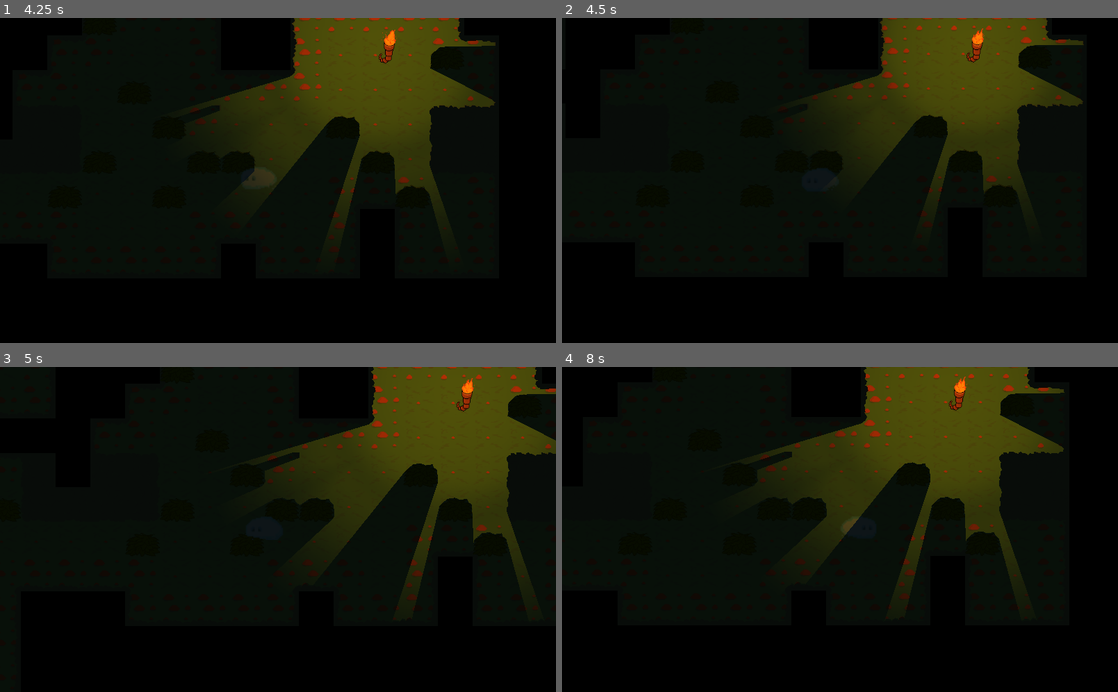
Above: before the commit, frames 1-4 (two rows, left to right).
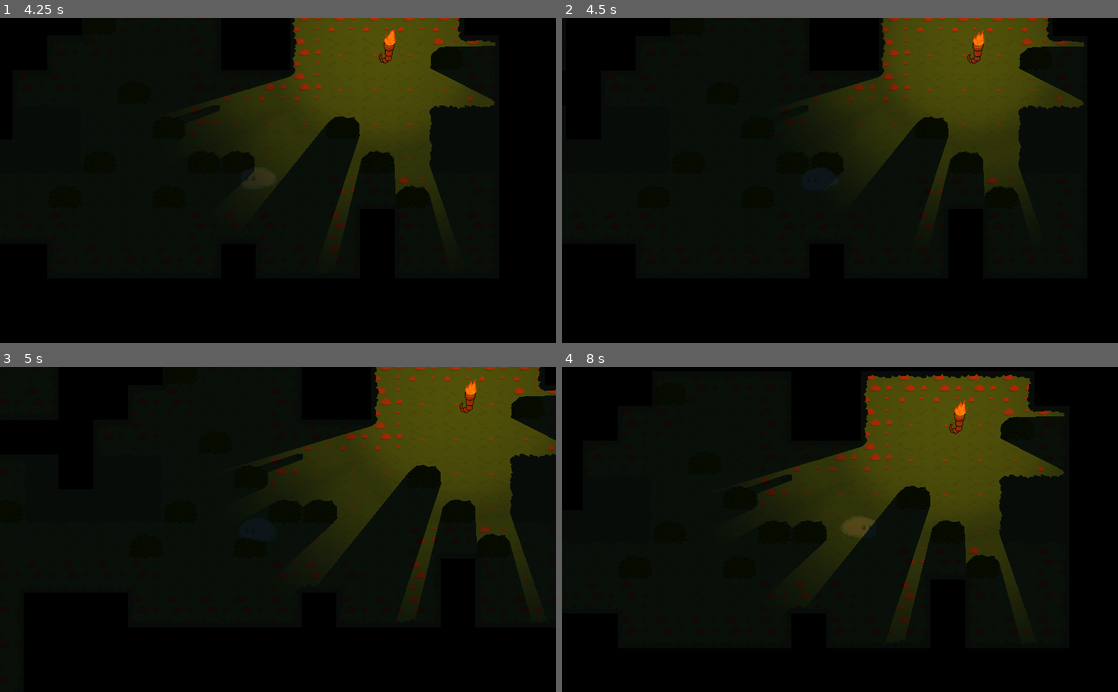
Above: after the commit, the same moments.

Repository: artis-krams/ggj21-lost-slime
Game: Godot game, scene res://Main2D.tscn
The game is run twice, just before and just after one commit, with the same random seed, the same clock (stepped at 60 frames per second) and the same inputs. Sound files missing from this copy of the repository are replaced by a short silence.
Inputs:
- Up to frame 1 (4.25 s): hold Right (right) 0.53-1.28 s; hold S (down) 1.28-2.03 s; hold Right (right) 2.03-2.78 s; hold W (up) 2.78-3.53 s; hold A (left) from 3.53 s (still down)
- Up to frame 2 (4.5 s): keep holding A (left)
- Up to frame 3 (5 s): keep holding A (left)
- Up to frame 4 (8 s): release A (left) at 5.03 s; hold S (down) 5.03-5.78 s; hold Right (right) 5.78-6.53 s; hold W (up) 6.53-7.28 s; hold Right (right) from 7.28 s (still down)

Frame 1 is identical in both runs. In frame 2, 1.2% of the frame differs, in the area x 40-94%, y 0-65%; in frame 3, 2.6%; in frame 4, 9.2%, in the area x 31-91%, y 0-85%.

Commit message:
Add layer names, add bush collider

Diff:
--- /dev/null
+++ b/BushCollider.gd
@@ -0,0 +1,24 @@
+extends Area2D
+
+
+# Declare member variables here. Examples:
+# var a = 2
+# var b = "text"
+
+
+# Called when the node enters the scene tree for the first time.
+func _ready():
+	pass # Replace with function body.
+
+
+# Called every frame. 'delta' is the elapsed time since the previous frame.
+#func _process(delta):
+#	pass
+
+
+func _on_BushCollider_body_entered(body):
+	print_debug('player entered!!')
+
+
+func _on_BushCollider_body_exited(body):
+	print_debug('player exit!!')
--- a/FirstLevel.tscn
+++ b/FirstLevel.tscn
@@ -24,6 +24,7 @@
 [ext_resource path="res://art/Tile set/Ground-Wall-4.png" type="Texture" id=22]
 [ext_resource path="res://art/Tile set/Ground-Wall-2.png" type="Texture" id=23]
 [ext_resource path="res://art/Tile set/Ground-Wall-1.png" type="Texture" id=24]
+[ext_resource path="res://BushCollider.gd" type="Script" id=25]
 
 [sub_resource type="OccluderPolygon2D" id=1]
 polygon = PoolVector2Array( 0, 54.2792, 2.27442, 53.9562, 5.50453, 57.3478, 5.98904, 53.4717, 10.8342, 50.8876, 14.8718 …(260 unchanged characters)…
@@ -595,6 +596,8 @@
 } ]
 0/z_index = 0
 
+[sub_resource type="RectangleShape2D" id=40]
+
 [node name="Node2D" type="Node2D"]
 
 [node name="Backgound" type="Sprite" parent="."]
@@ -610,9 +613,24 @@
 [node name="ObjectTileMap" type="TileMap" parent="."]
 tile_set = SubResource( 39 )
 collision_friction = 0.5
+collision_layer = 2
+collision_mask = 0
 format = 1
 tile_data = PoolIntArray( -458762, 0, 0, -393228, 0, 0, -393222, 0, 0, -393212, 0, 0, -262149, 0, 0, -196620, 0, 0, -19 …(439 unchanged characters)…
 
 [node name="AudioStreamPlayer" type="AudioStreamPlayer" parent="."]
 stream = ExtResource( 15 )
 autoplay = true
+
+[node name="BushCollider" type="Area2D" parent="."]
+position = Vector2( -93.4658, -148.911 )
+collision_layer = 2
+script = ExtResource( 25 )
+__meta__ = {
+"_edit_group_": true
+}
+
+[node name="CollisionShape2D" type="CollisionShape2D" parent="BushCollider"]
+shape = SubResource( 40 )
+[connection signal="body_entered" from="BushCollider" to="BushCollider" method="_on_BushCollider_body_entered"]
+[connection signal="body_exited" from="BushCollider" to="BushCollider" method="_on_BushCollider_body_exited"]
--- a/project.godot
+++ b/project.godot
@@ -56,6 +56,11 @@
  ]
 }
 
+[layer_names]
+
+2d_physics/layer_1="player"
+2d_physics/layer_2="bush"
+
 [rendering]
 
 environment/default_clear_color=Color( 0, 0, 0, 1 )
Not shown: 1 places in FirstLevel.tscn that only renumber resources
